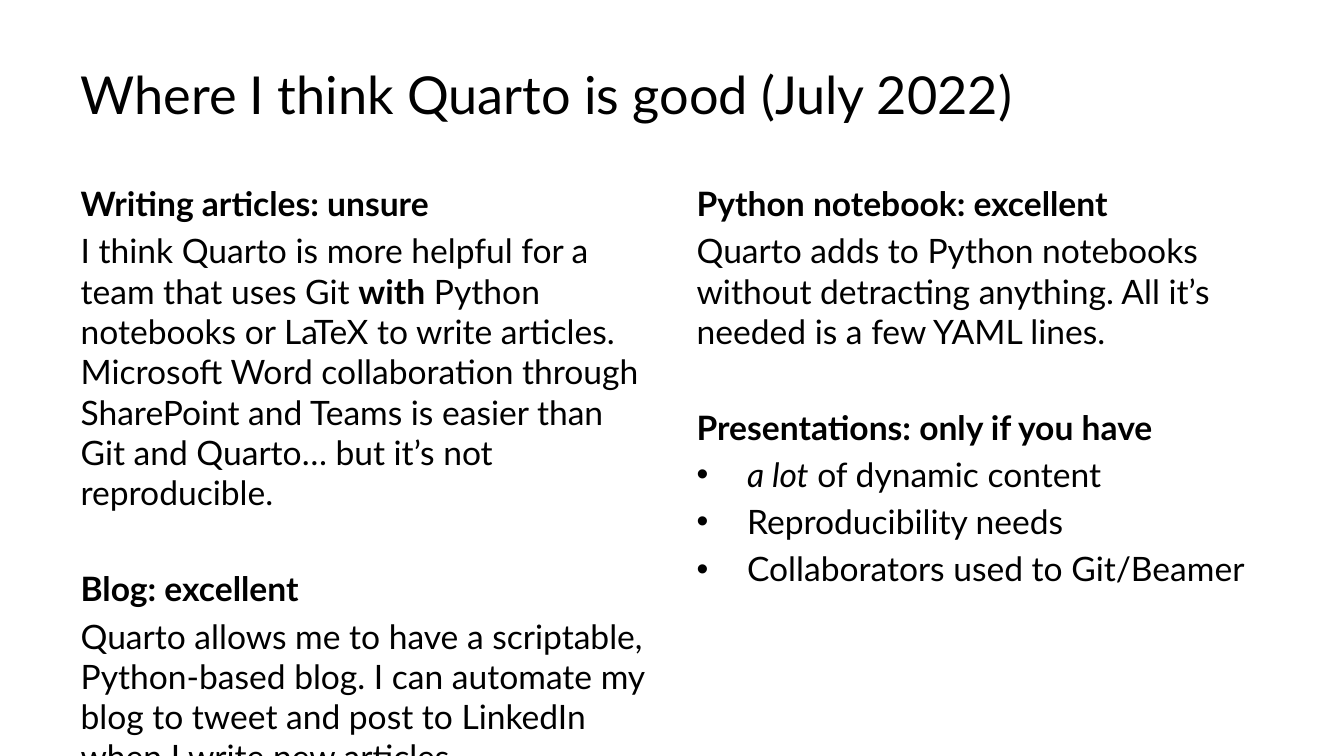
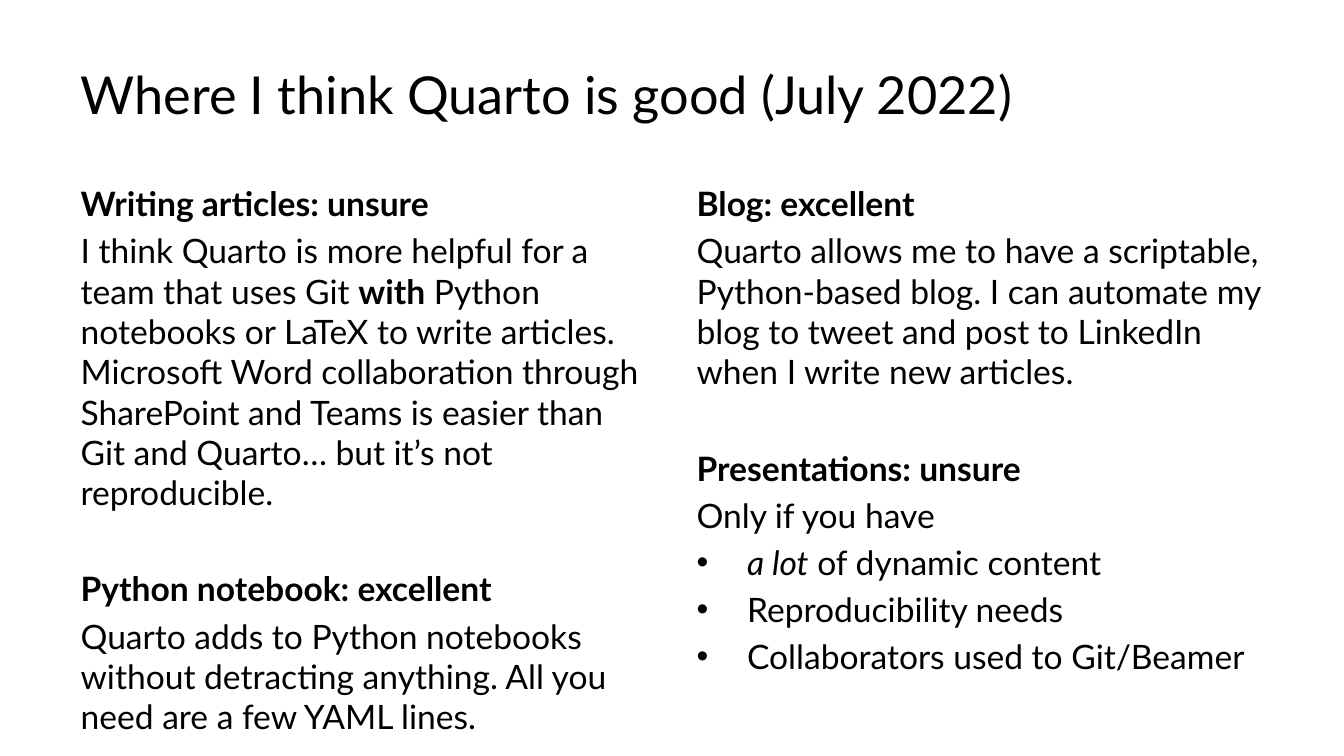
Before and after one commit to lucas-a-meyer/using-quarto, a slide deck: slide 35 of docs/presentation-orig.pptx. Drawn at 1344x756 pixels with LibreOffice and Linux fonts; fonts in the diff are those of the drawing. Boxes give left, top, right and bottom in pixels: in the first picture for what was removed or moved away, otherwise in the second. Text is boxed around its words. In the diff, an @@ line names an element or a change of style, - is before the commit and + after.

```diff
--- a/docs/presentation-orig.pptx
+++ b/docs/presentation-orig.pptx
@@ text at [697, 191, 1261, 534]: text changed @@
-Python notebook: excellent
-Quarto adds to Python notebooks without detracting anything. All it’s needed is a few YAML lines.
-Presentations: only if you have
+Blog: excellent
+Quarto allows me to have a scriptable, Python-based blog. I can automate my blog to tweet and post to LinkedIn when I write new articles.
+Presentations: unsure
+Only if you have
@@ text at [81, 576, 607, 730]: text changed @@
-Blog: excellent
-Quarto allows me to have a scriptable, Python-based blog. I can automate my blog to tweet and post to LinkedIn when I write new articles.
+Python notebook: excellent
+Quarto adds to Python notebooks without detracting anything. All you need are a few YAML lines.
```
Also in this commit, not shown: 8 other files.
